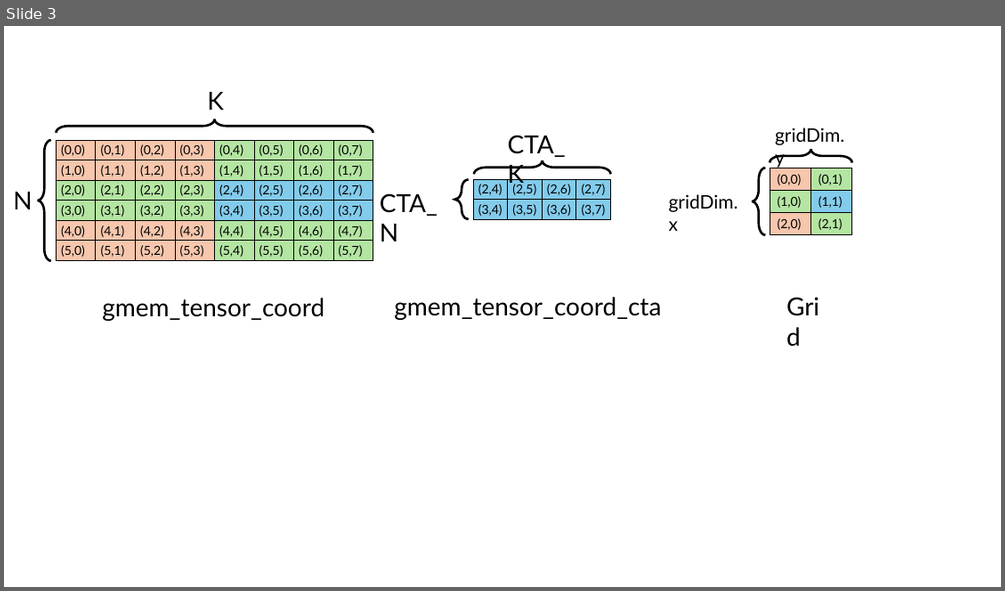
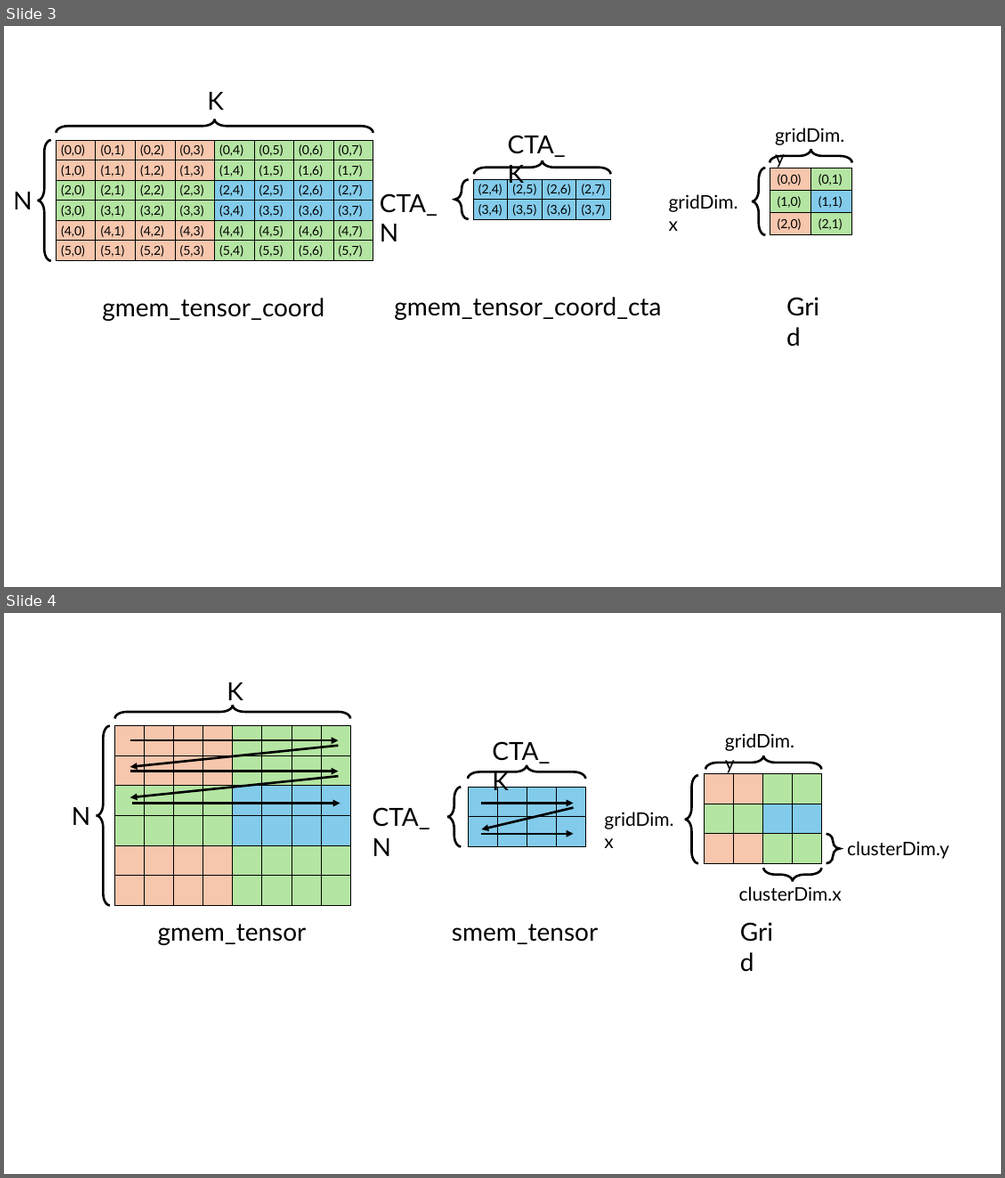
Before and after one commit to Yang-YiFan/Yang-YiFan.github.io, a slide deck: blogs/cute_tma/figures.pptx. Shown one above the other, each under a label of ours: slide 3 before the commit, slides 3 and 4 after it. The pictures are 1005x591 and 1005x1178 pixels, drawn with LibreOffice and Linux fonts; fonts in the diff are those of the drawing. Boxes give left, top, right and bottom in pixels: in the first picture for what was removed or moved away, otherwise in the second. Text is boxed around its words. In the diff, an @@ line names an element or a change of style, - is before the commit and + after.

```diff
--- a/blogs/cute_tma/figures.pptx
+++ b/blogs/cute_tma/figures.pptx
@@ slide 4 added at (4, 613, 1001, 1174), background #FFFFFF @@
@@ text added at (226, 682, 243, 706), 24 pt, text #000000 @@
+K
@@ right brace added at (115, 706, 350, 719), outline #000000 2.25 pt @@
@@ right brace added at (97, 726, 110, 906), outline #000000 2.25 pt @@
@@ table added at (114, 726, 348, 906), 6 rows, 8 columns @@
+ |  |  |  |  |  |  | 
+ |  |  |  |  |  |  | 
+ |  |  |  |  |  |  | 
+ |  |  |  |  |  |  | 
+ |  |  |  |  |  |  | 
+ |  |  |  |  |  |  | 
@@ arrow added from (130, 740) to (339, 740), #000000 2.25 pt @@
@@ arrow added from (339, 746) to (130, 767), #000000 2.25 pt @@
@@ text added at (492, 741, 550, 795), 24 pt, text #000000 @@
+CTA_K
@@ text added at (725, 733, 794, 774), 18 pt, text #000000 @@
+gridDim.y
@@ arrow added from (130, 771) to (339, 771), #000000 2.25 pt @@
@@ right brace added at (468, 765, 585, 779), outline #000000 2.25 pt @@
@@ right brace added at (706, 755, 822, 769), outline #000000 2.25 pt @@
@@ arrow added from (339, 776) to (130, 798), #000000 2.25 pt @@
@@ right brace added at (447, 787, 461, 846), outline #000000 2.25 pt @@
@@ table added at (468, 787, 584, 846), 2 rows, 4 columns @@
+ |  |  | 
+ |  |  | 
@@ right brace added at (685, 775, 699, 863), outline #000000 2.25 pt @@
@@ table added at (704, 774, 821, 863), 3 rows, 4 columns @@
+ |  |  | 
+ |  |  | 
+ |  |  | 
@@ text added at (72, 807, 90, 825), 24 pt, text #000000 @@
+N
@@ arrow added from (132, 803) to (340, 803), #000000 2.25 pt @@
@@ text added at (372, 807, 430, 856), 24 pt, text #000000 @@
+CTA_N
@@ arrow added from (482, 803) to (573, 803), #000000 2.25 pt @@
@@ arrow added from (573, 807) to (482, 829), #000000 2.25 pt @@
@@ text added at (604, 811, 673, 848), 18 pt, text #000000 @@
+gridDim.x
@@ arrow added from (482, 834) to (573, 834), #000000 2.25 pt @@
@@ right brace added at (826, 834, 840, 863), outline #000000 2.25 pt @@
@@ text added at (847, 841, 949, 859), 18 pt, text #000000 @@
+clusterDim.y
@@ right brace added at (764, 868, 822, 882), outline #000000 2.25 pt @@
@@ text added at (739, 886, 841, 900), 18 pt, text #000000 @@
+clusterDim.x
@@ text added at (158, 924, 307, 945), 24 pt, text #000000 @@
+gmem_tensor
@@ text added at (452, 924, 598, 944), 24 pt, text #000000 @@
+smem_tensor
@@ text added at (733, 913, 794, 950), 24 pt, text #000000 @@
+Grid
```
Also in this commit, not shown: 2 other slides added, 4 other files.
